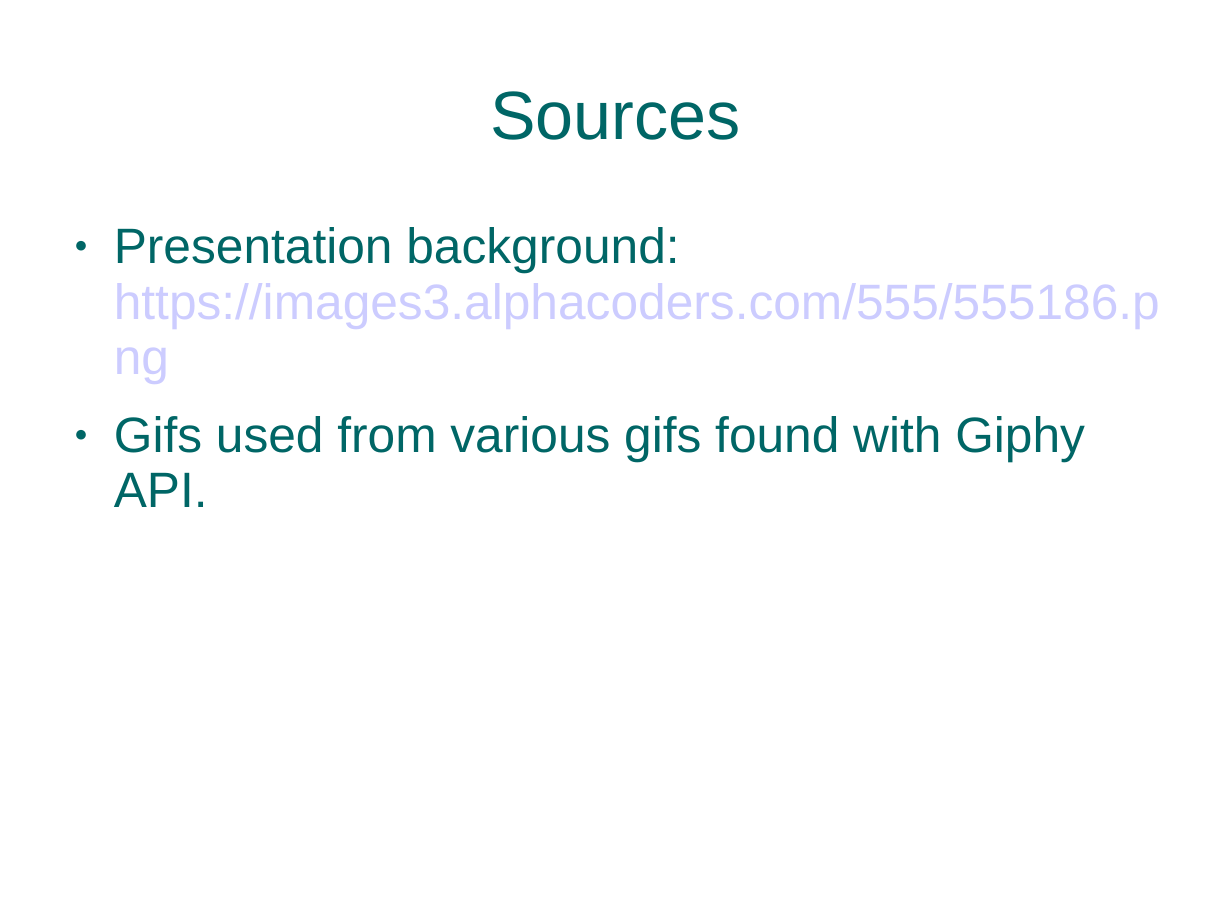
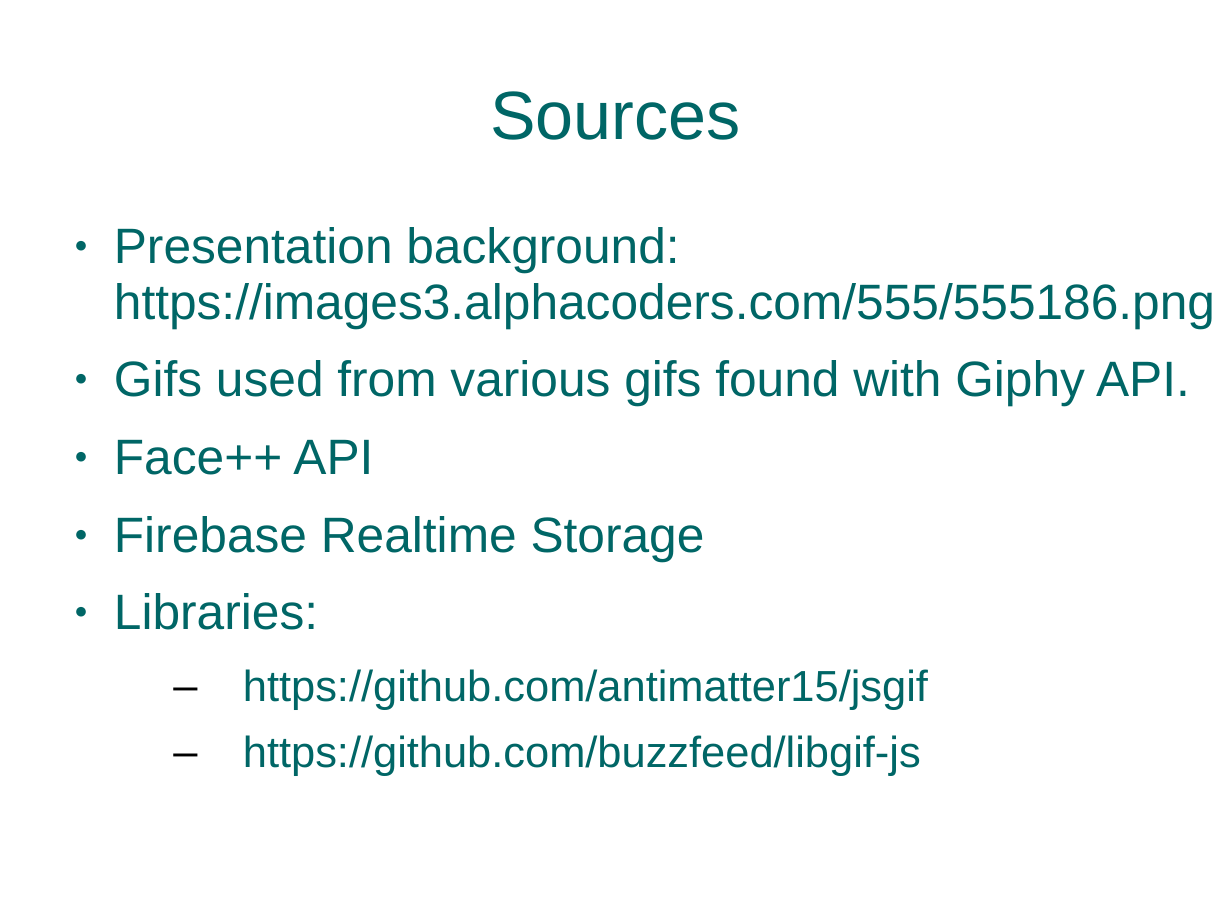
Before and after one commit to abruestle/ShiftShare, a slide deck: slide 9 of presentation/ShiftSharePresentation.ppt. Drawn at 1232x924 pixels with LibreOffice and Linux fonts; fonts in the diff are those of the drawing; background and template pictures are left out. Boxes give left, top, right and bottom in pixels: in the first picture for what was removed or moved away, otherwise in the second. Text is boxed around its words. In the diff, an @@ line names an element or a change of style, - is before the commit and + after.

Commit message:
changed links to text; added in sources

```diff
--- a/presentation/ShiftSharePresentation.ppt
+++ b/presentation/ShiftSharePresentation.ppt
@@ text at (114, 227, 1215, 328): text colour #CCCCFF to #006666 in "https://images3.alphacoders.com/555/555186.png" @@
@@ text at (114, 439, 928, 776): paragraphs added @@
+● Face++ API
+● Firebase Realtime Storage
+● Libraries:
+  – https://github.com/antimatter15/jsgif
+  – https://github.com/buzzfeed/libgif-js
```
Also in this commit, not shown: 2 other slides changed, 1 other file.
